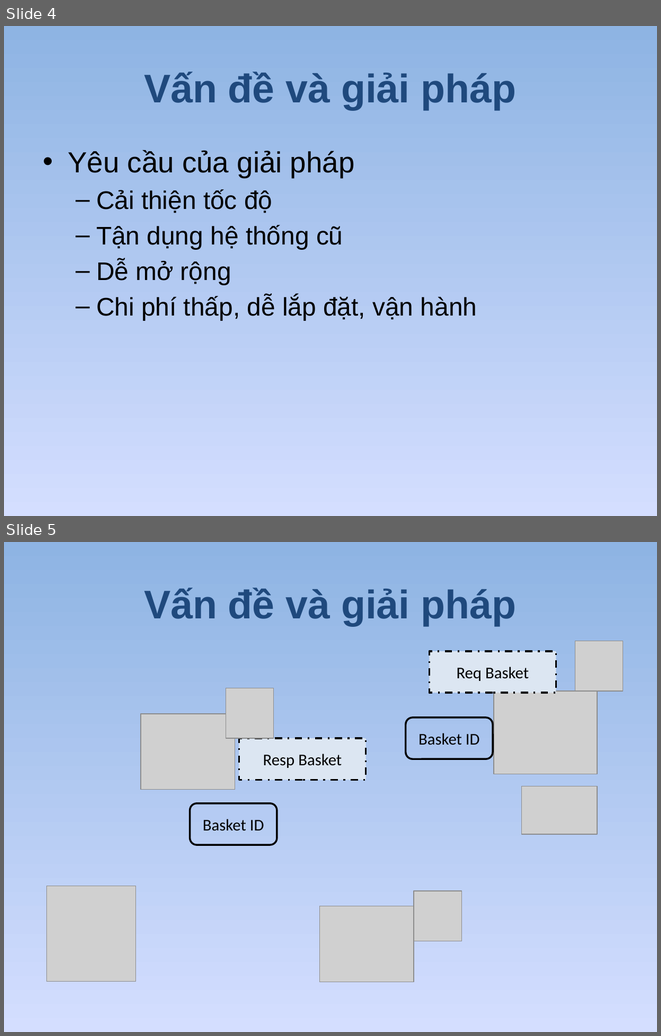
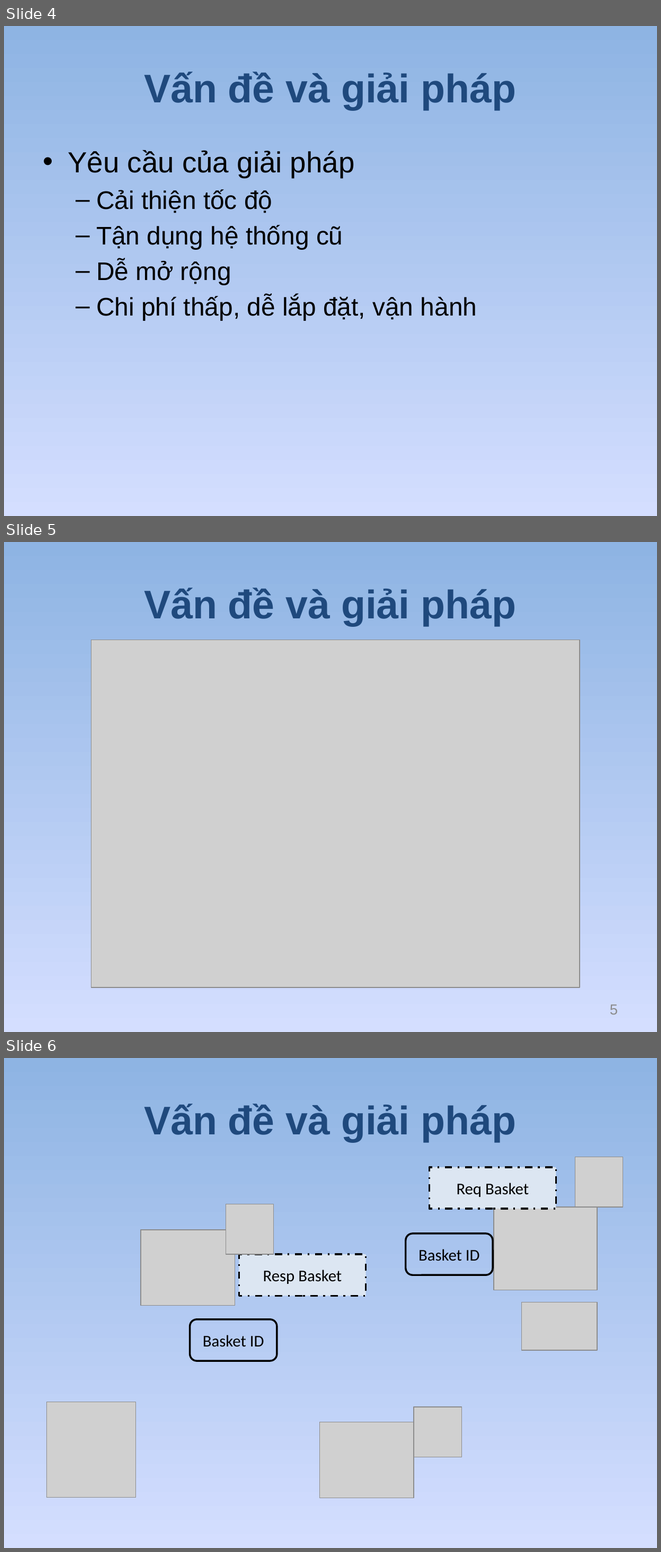
Before and after one commit to golf2109/zigbee-in-supermaket, a slide deck: docs/Report/Queue-Busting.pptx. Shown one above the other, each under a label of ours: slides 4 and 5 before the commit, slides 4, 5 and 6 after it. The pictures are 661x1036 and 661x1552 pixels, drawn with LibreOffice and Linux fonts; fonts in the diff are those of the drawing; grey boxes stand for pictures. Boxes give left, top, right and bottom in pixels: in the first picture for what was removed or moved away, otherwise in the second. Text is boxed around its words. In the diff, an @@ line names an element or a change of style, - is before the commit and + after.

Commit message:
Updated

```diff
--- a/docs/Report/Queue-Busting.pptx
+++ b/docs/Report/Queue-Busting.pptx
@@ slide 5 added at [4,542,657,1032], background gradient #8EB4E3 to #D4DEFF to #96AB94 @@
@@ title added at [144,588,517,626], 44 pt, text #1F497D, bold @@
+Vấn đề và giải pháp
@@ picture added at [91,640,579,987] @@
@@ page number added at [610,1004,618,1014], 16 pt, text #8C8C8C @@
+5
@@ what was slide 5 is now slide 6 @@
```
Also in this commit, not shown: 13 slides changed.
